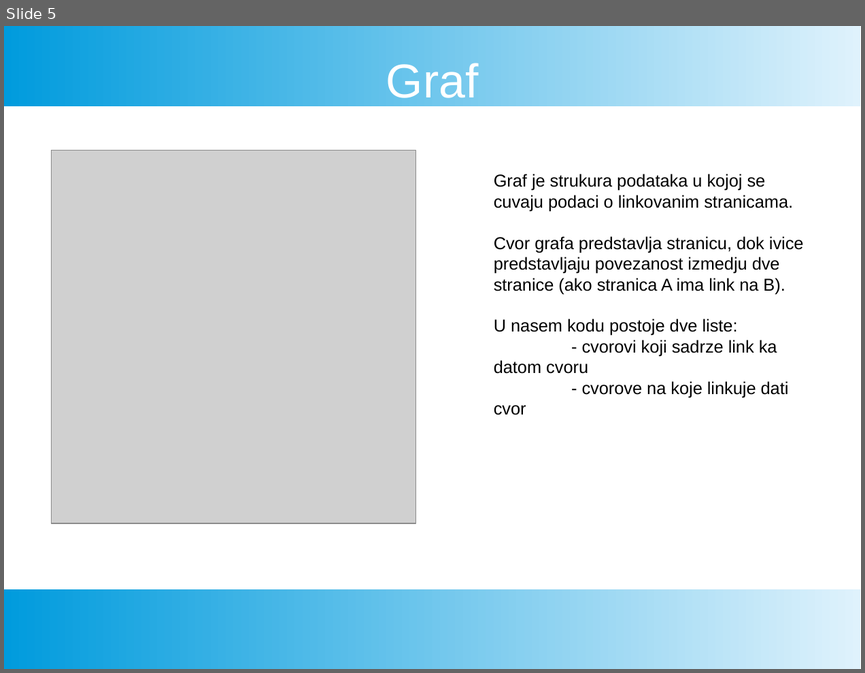
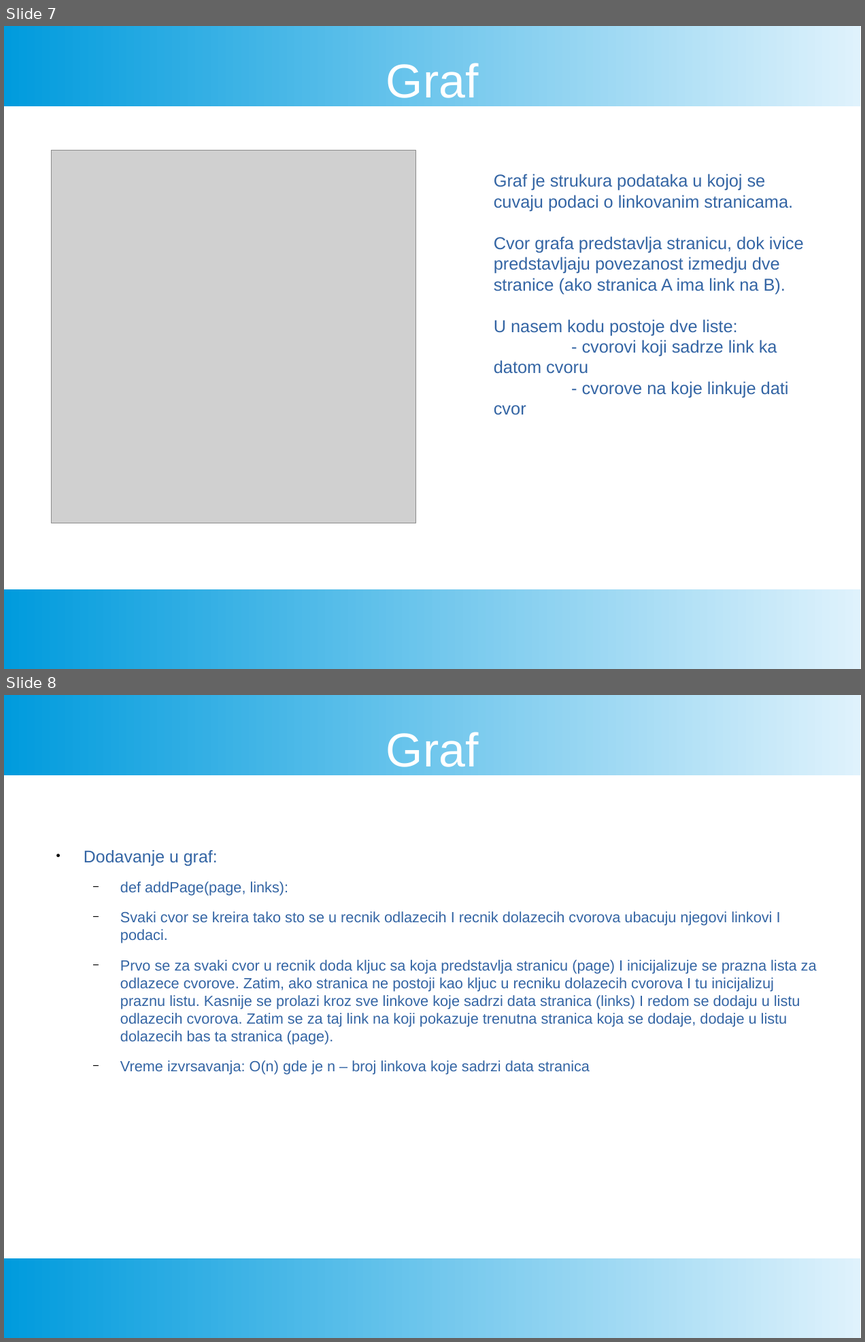
Before and after one commit to FTN-E2-materials/SearchEngine, a slide deck: ProjekatPrezentacija.pptx. Shown one above the other, each under a label of ours: slide 5 before the commit, slides 7 and 8 after it. The pictures are 865x673 and 865x1342 pixels, drawn with LibreOffice and Linux fonts; fonts in the diff are those of the drawing; grey boxes stand for pictures. Boxes give left, top, right and bottom in pixels: in the first picture for what was removed or moved away, otherwise in the second. Text is boxed around its words. In the diff, an @@ line names an element or a change of style, - is before the commit and + after.

```diff
--- a/ProjekatPrezentacija.pptx
+++ b/ProjekatPrezentacija.pptx
@@ slide 8 added at [4,695,861,1338], background #FFFFFF; not listed: 2 template elements that a slide beside it also shows @@
@@ text added at [386,732,479,767], 44 pt, text #FFFFFF @@
+Graf
@@ text added at [84,850,817,1074], 13.7 pt, text #3465A4 @@
+● Dodavanje u graf:
+  − def addPage(page, links):
+  − Svaki cvor se kreira tako sto se u recnik odlazecih I recnik dolazecih cvorova ubacuju njegovi linkovi I podaci.
+  − Prvo se za svaki cvor u recnik doda kljuc sa koja predstavlja stranicu (page) I inicijalizuje se prazna lista za odlazece cvorove. Zatim, ako stranica ne postoji kao kljuc u recniku dolazecih cvorova I tu inicijalizuj praznu listu. Kasnije se prolazi kroz sve linkove koje sadrzi data stranica (links) I redom se dodaju u listu odlazecih cvorova. Zatim se za taj link na koji pokazuje trenutna stranica koja se dodaje, dodaje u listu dolazecih bas ta stranica (page).
+  − Vreme izvrsavanja: O(n) gde je n – broj linkova koje sadrzi data stranica
@@ what was slide 5 is now slide 7 @@
@@ slide 7 changed as well @@
@@ text "Graf je strukura podataka u ..." at [494,174,804,397]: text colour #000000 to #3465A4 @@
```
Also in this commit, not shown: 19 other slides changed, 2 other slides added.
